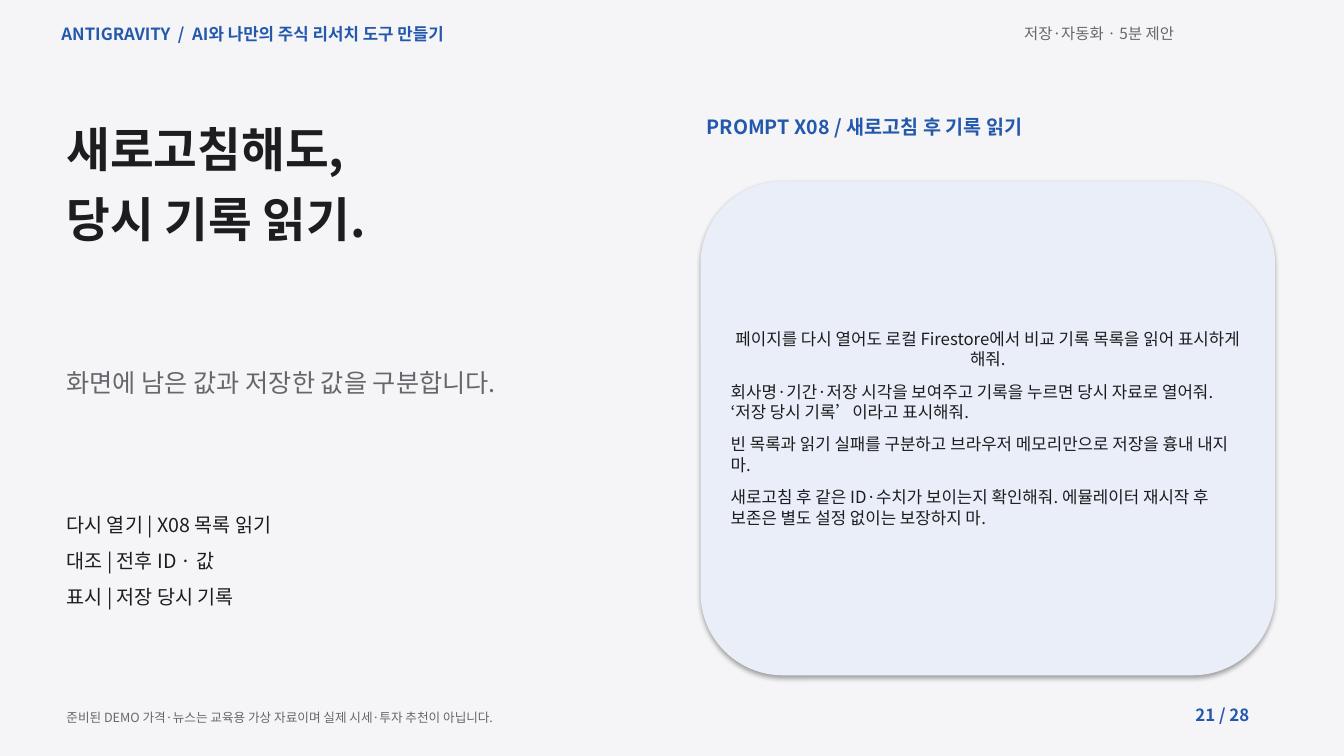
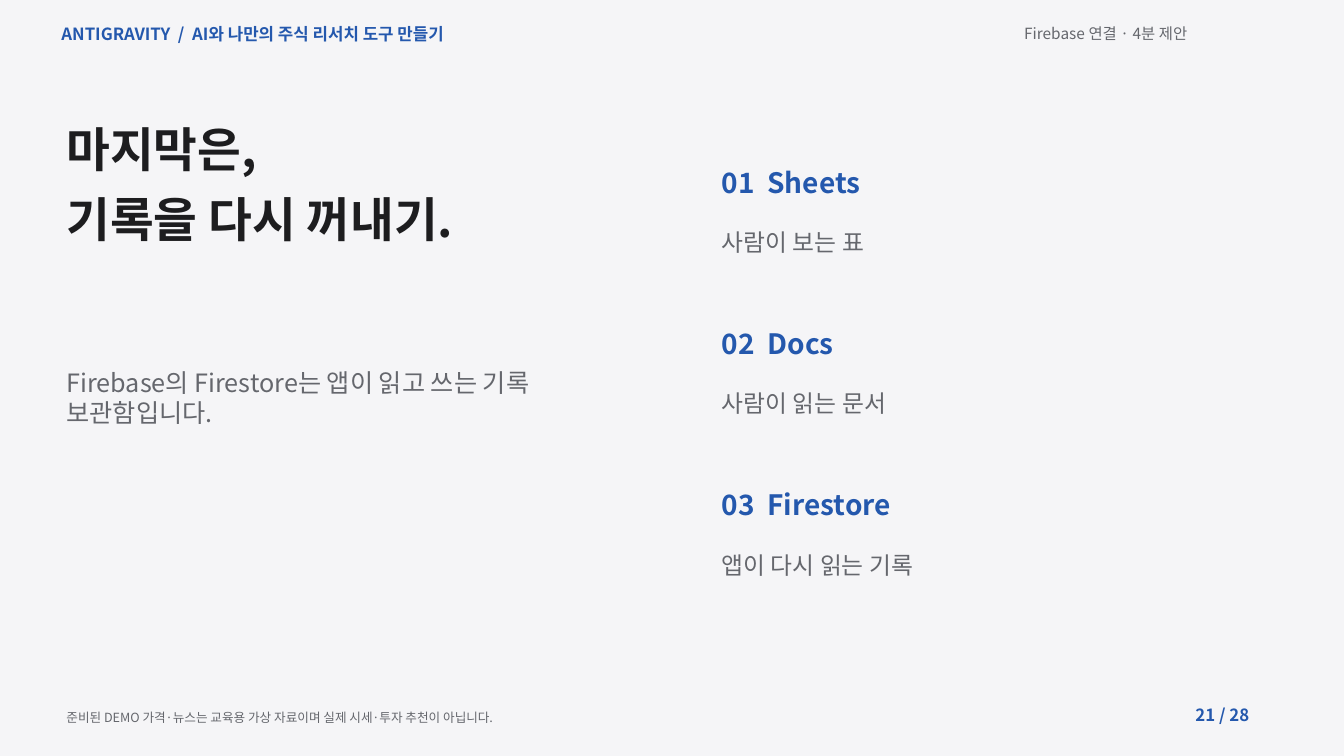
Before and after one commit to elect94/reportsol, a slide deck: slide 21 of materials/lecture.pptx. Drawn at 1344x756 pixels with LibreOffice and Linux fonts; fonts in the diff are those of the drawing. Boxes give left, top, right and bottom in pixels: in the first picture for what was removed or moved away, otherwise in the second. Text is boxed around its words. In the diff, an @@ line names an element or a change of style, - is before the commit and + after.

```diff
--- a/materials/lecture.pptx
+++ b/materials/lecture.pptx
@@ text at [1024, 26, 1187, 40]: text changed @@
-저장·자동화 · 5분 제안
+Firebase 연결 · 4분 제안
@@ text removed at [707, 117, 1022, 136] @@
-PROMPT X08 / 새로고침 후 기록 읽기
@@ text at [66, 127, 454, 242]: text changed @@
-새로고침해도,
-당시 기록 읽기.
+마지막은,
+기록을 다시 꺼내기.
@@ text added at [722, 170, 860, 194], 20 pt, text #2458AD, bold @@
+01 Sheets
@@ rounded rectangle removed at [701, 181, 1275, 676] @@
-페이지를 다시 열어도 로컬 Firestore에서 비교 기록 목록을 읽어 표시하게 해줘.
-회사명·기간·저장 시각을 보여주고 기록을 누르면 당시 자료로 열어줘. ‘저장 당시 기록’이라고 표시해줘.
-빈 목록과 읽기 실패를 구분하고 브라우저 메모리만으로 저장을 흉내 내지 마.
-새로고침 후 같은 ID·수치가 보이는지 확인해줘. 에뮬레이터 재시작 후 보존은 별도 설정 없이는 보장하지 마.
@@ text added at [722, 231, 864, 253], 17 pt, text #65676D @@
+사람이 보는 표
@@ text added at [722, 333, 833, 355], 20 pt, text #2458AD, bold @@
+02 Docs
@@ text at [66, 371, 529, 424]: text changed @@
-화면에 남은 값과 저장한 값을 구분합니다.
+Firebase의 Firestore는 앱이 읽고 쓰는 기록 보관함입니다.
@@ text added at [722, 392, 886, 414], 17 pt, text #65676D @@
+사람이 읽는 문서
@@ text added at [722, 492, 890, 516], 20 pt, text #2458AD, bold @@
+03 Firestore
@@ text removed at [66, 515, 271, 606] @@
-다시 열기 | X08 목록 읽기
-대조 | 전후 ID · 값
-표시 | 저장 당시 기록
@@ text added at [722, 554, 913, 576], 17 pt, text #65676D @@
+앱이 다시 읽는 기록
```
Also in this commit, not shown: 21 other slides changed, 1 slide added, 1 slide removed, 24 other files.
